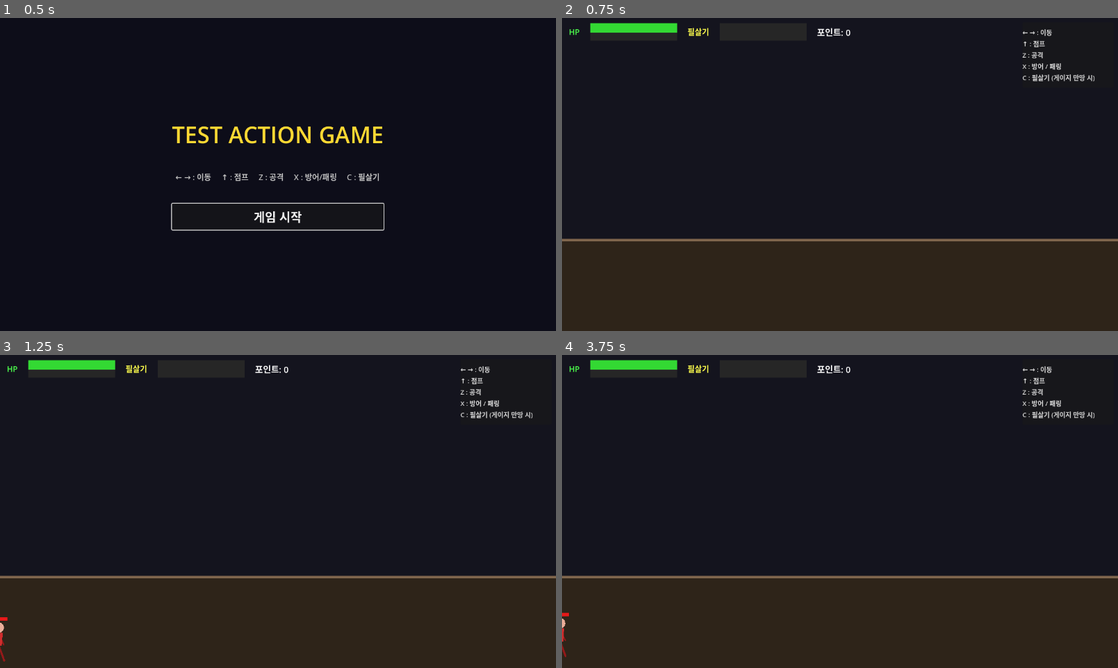
Above: before the commit, frames 1-4 (two rows, left to right).
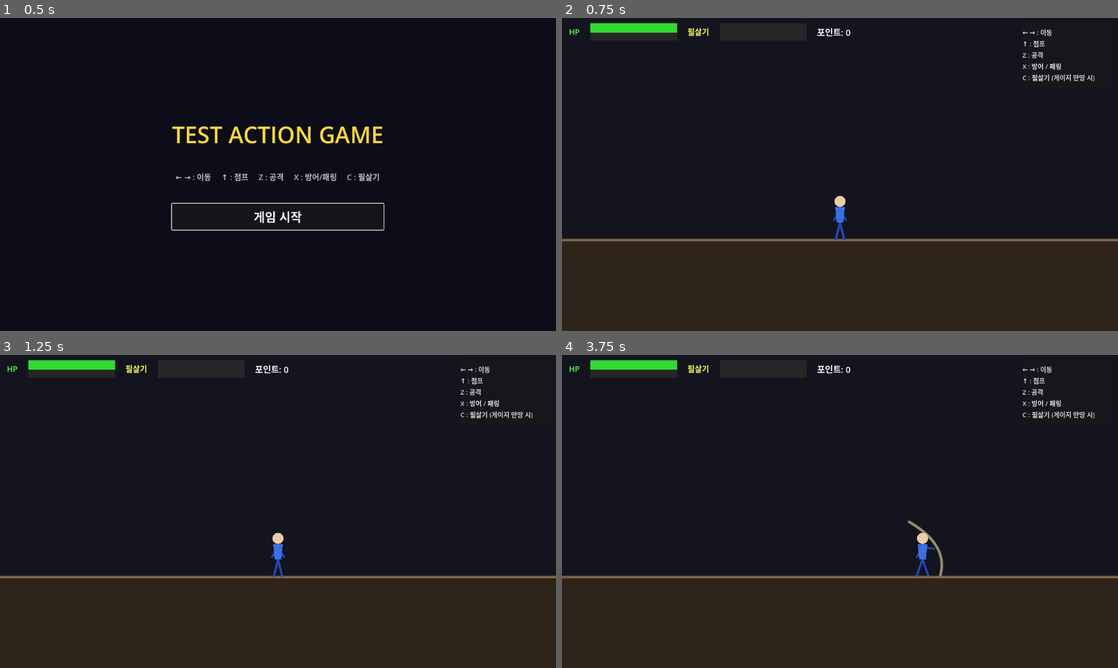
Above: after the commit, the same moments.

Repository: jinsik525-cmyk/my-godot-game
Game: Godot game, scene res://Title.tscn
Two runs of this game, one before a commit and one after it. Both use one fixed random seed, a clock stepped at 60 frames per second and the inputs below.
Inputs:
- Up to frame 1 (0.5 s): no input
- Up to frame 2 (0.75 s): click "게임 시작" at 0.5 s
- Up to frame 3 (1.25 s): no input
- Up to frame 4 (3.75 s): tap Enter at 1.25 s; hold Right (move_right) 1.28-2.78 s; tap Z (attack) at 1.35, 3.6 s; tap Up (jump) at 1.52, 2.27 s; tap X (guard) at 2.1 s; hold Left (move_left) 2.78-3.53 s; tap C (special) at 2.85 s; hold Right (move_right) from 3.53 s (still down)

Frame 1 is identical in both runs. In frame 2, 0.2% of the frame differs, in the area x 48-52%, y 56-72%; in frame 3, 0.3%; in frame 4, 0.4%, in the area x 0-69%, y 52-97%.
Error before the commit: Parse Error: Expected "get" or "set" for property declaration. (res://Player.gd:39)

Commit message:
Player.gd 파서 오류 수정

Diff:
--- a/Player.gd
+++ b/Player.gd
@@ -36,7 +36,7 @@
 var attack_timer    := 0.0
 var parry_timer     := 0.0
 var kb_timer        := 0.0
-var facing_dir: int := 1        # 1 = 오른쪽, -1 = 왼쪽
+var facing_dir: int = 1         # 1 = 오른쪽, -1 = 왼쪽
 
 # ── 애니메이션 ───────────────────────────────────────────────────────────────
 var walk_phase := 0.0
